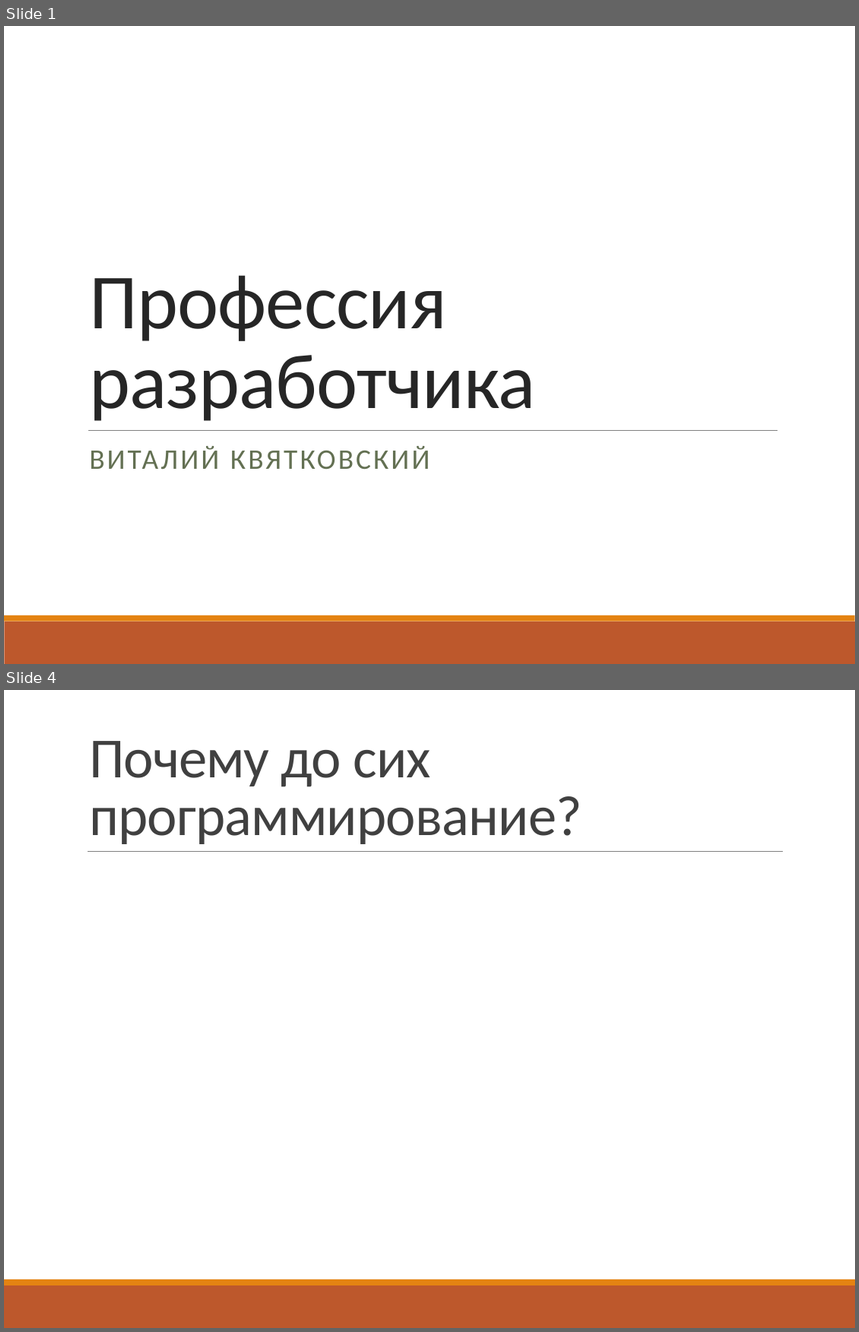
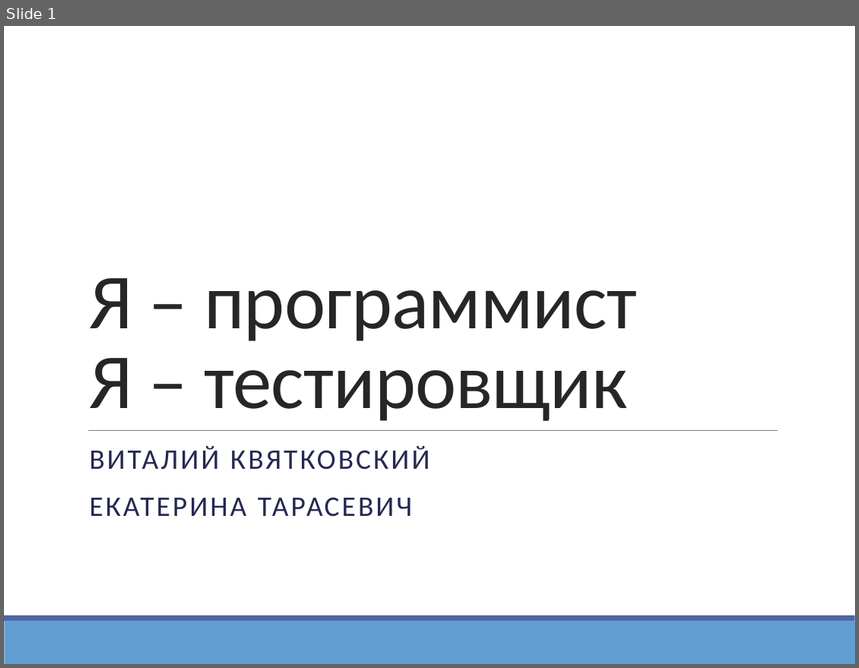
Before and after one commit to vitali-kviatkouski/personal, a slide deck: epamkids/EPAMKids.pptx. Shown one above the other, each under a label of ours: slides 1 and 4 before the commit, slide 1 after it; the slides between them are not shown. The pictures are 859x1332 and 859x668 pixels, drawn with LibreOffice and Linux fonts; fonts in the diff are those of the drawing. Boxes give left, top, right and bottom in pixels: in the first picture for what was removed or moved away, otherwise in the second. Text is boxed around its words. In the diff, an @@ line names an element or a change of style, - is before the commit and + after.

```diff
--- a/epamkids/EPAMKids.pptx
+++ b/epamkids/EPAMKids.pptx
@@ slide 4 removed at (4,690,855,1328), background #FFFFFF; not listed: 2 template elements that a slide beside it also shows @@
@@ title removed at (89,741,582,844) @@
-Почему до сих программирование?
@@ line removed from (88, 852) to (783, 852) @@
@@ slide 1 changed as well @@
@@ title at (89,278,637,421): text changed @@
-Профессия
-разработчика
+Я – программист
+Я – тестировщик
@@ subtitle at (89,446,430,470): text colour #637052 to #242852 in "ВИТАЛИЙ КВЯТКОВСКИЙ" @@
@@ subtitle at (89,497,412,517): paragraph added @@
+ЕКАТЕРИНА ТАРАСЕВИЧ
@@ rectangle at (4,616,855,622): fill #E48312 to #4A66AC @@
@@ rectangle at (4,622,855,664): fill #BD582C to #629DD1 @@
```
Also in this commit, not shown: 20 other slides changed, 3 slides added, 5 other slides removed.
